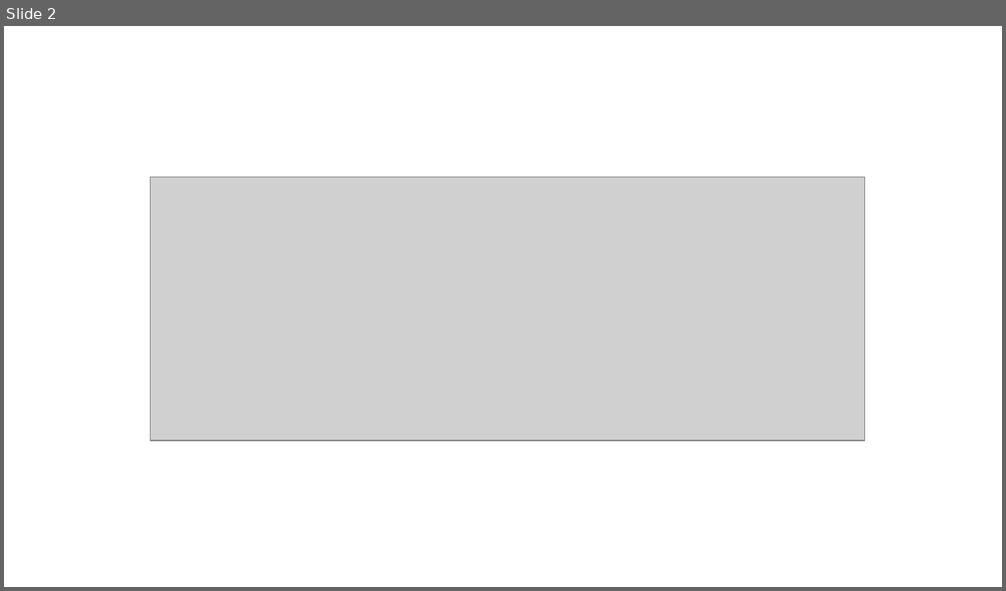
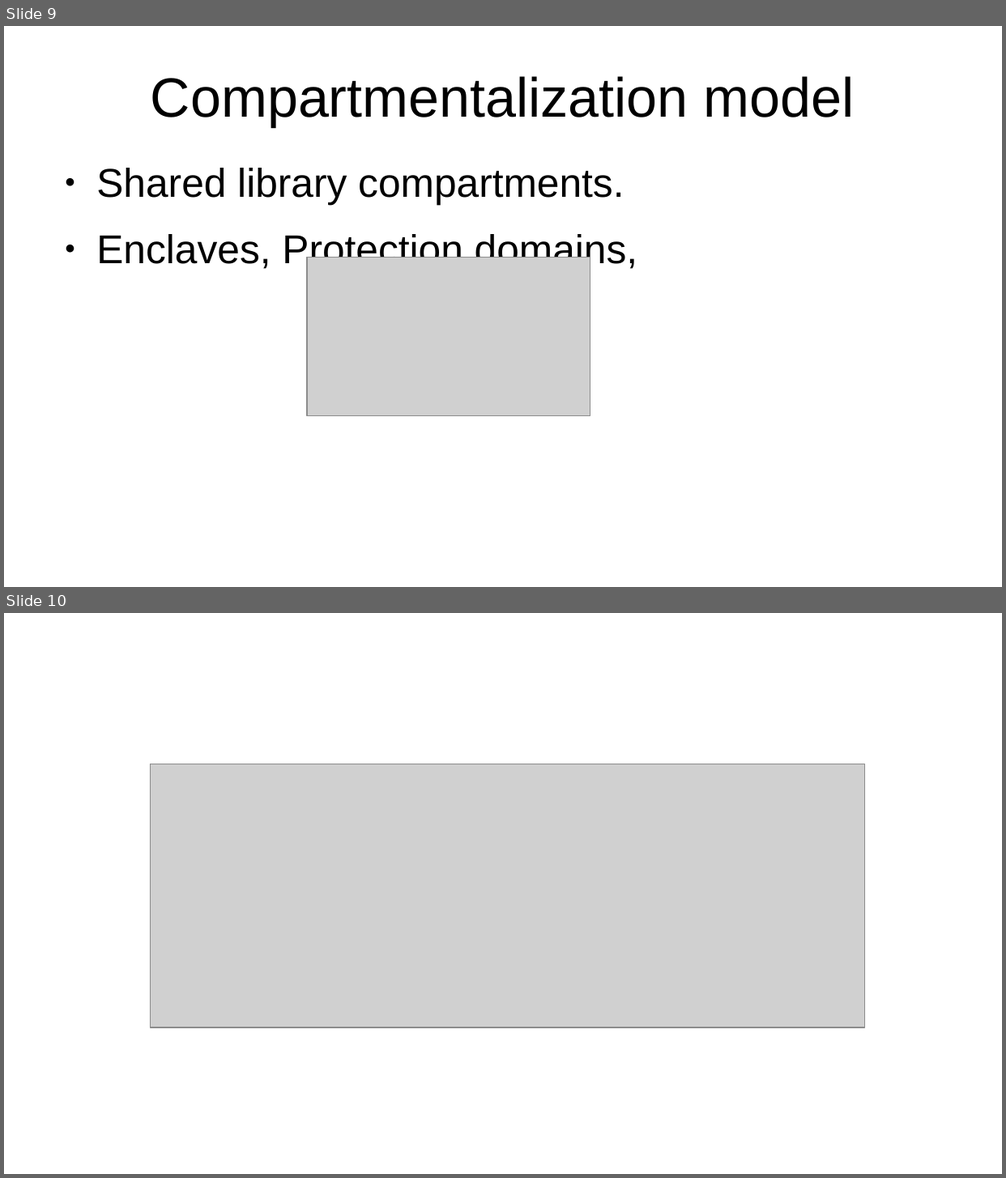
Before and after one commit to root1m3/morello, a slide deck: doc/comparmentalization.odp. Shown one above the other, each under a label of ours: slide 2 before the commit, slides 9 and 10 after it. The pictures are 1006x591 and 1006x1178 pixels, drawn with LibreOffice and Linux fonts; fonts in the diff are those of the drawing; grey boxes stand for pictures. Boxes give left, top, right and bottom in pixels: in the first picture for what was removed or moved away, otherwise in the second. Text is boxed around its words. In the diff, an @@ line names an element or a change of style, - is before the commit and + after.

```diff
--- a/doc/comparmentalization.odp
+++ b/doc/comparmentalization.odp
@@ slide 9 added at <box>4,26,1002,587</box>, background #FFFFFF @@
@@ title added at <box>151,76,854,127</box>, 44 pt, text #000000 @@
+Compartmentalization model
@@ text added at <box>96,168,637,271</box>, 32 pt, text #000000 @@
+● Shared library compartments.
+● Enclaves, Protection domains,
@@ picture added at <box>308,258,590,416</box> @@
@@ what was slide 2 is now slide 10 @@
```
Also in this commit, not shown: 1 slide changed, 11 other slides added.
